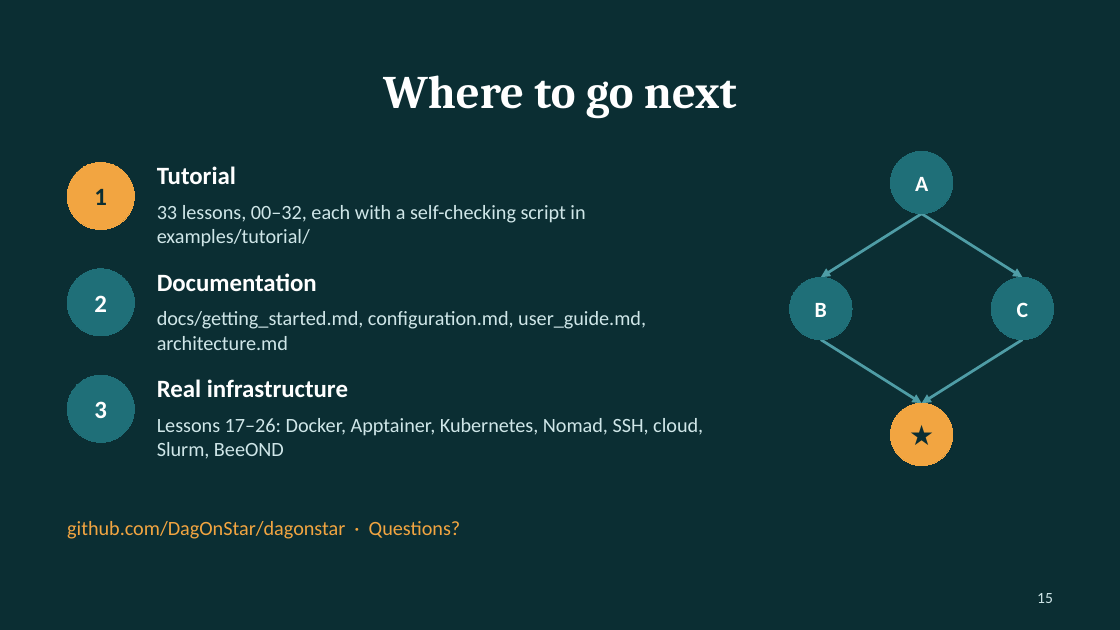
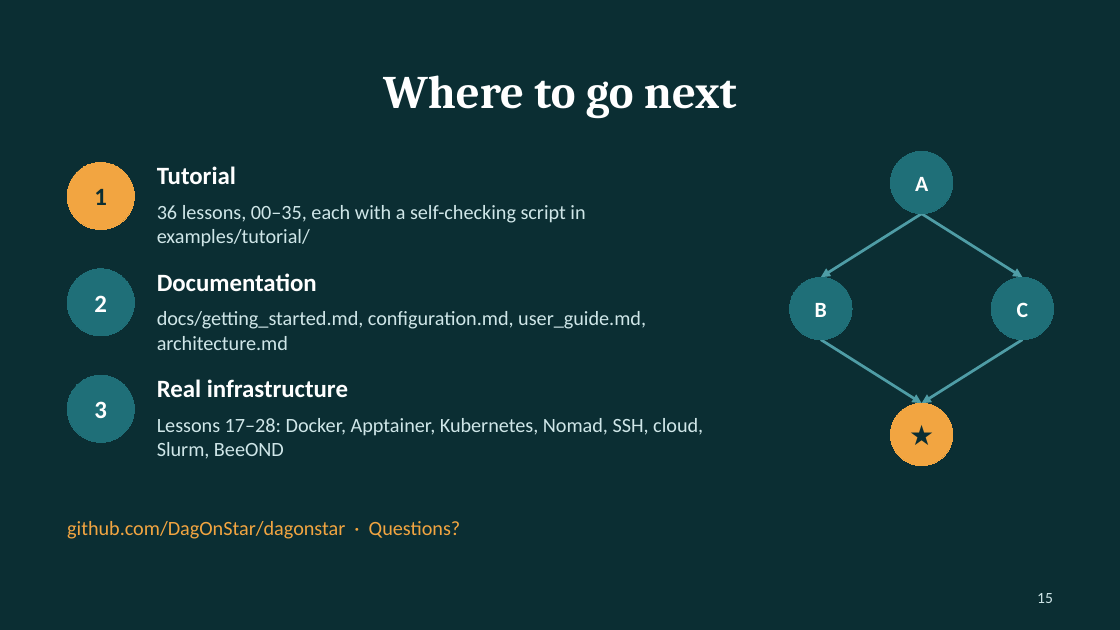
Before and after one commit to DagOnStar/dagonstar, a slide deck: slide 15 of docs/presentations/dagonstar_tutorial.pptx. Drawn at 1120x630 pixels with LibreOffice and Linux fonts; fonts in the diff are those of the drawing. Boxes give left, top, right and bottom in pixels: in the first picture for what was removed or moved away, otherwise in the second. Text is boxed around its words. In the diff, an @@ line names an element or a change of style, - is before the commit and + after.

```diff
--- a/docs/presentations/dagonstar_tutorial.pptx
+++ b/docs/presentations/dagonstar_tutorial.pptx
@@ text at (x1=157, y1=205, x2=585, y2=247): text changed @@
-33 lessons, 00–32, each with a self-checking script in examples/tutorial/
+36 lessons, 00–35, each with a self-checking script in examples/tutorial/
@@ text at (x1=157, y1=418, x2=703, y2=459): text changed @@
-Lessons 17–26: Docker, Apptainer, Kubernetes, Nomad, SSH, cloud, Slurm, BeeOND
+Lessons 17–28: Docker, Apptainer, Kubernetes, Nomad, SSH, cloud, Slurm, BeeOND
```
Also in this commit, not shown: 7 other slides changed, 6 other files.
